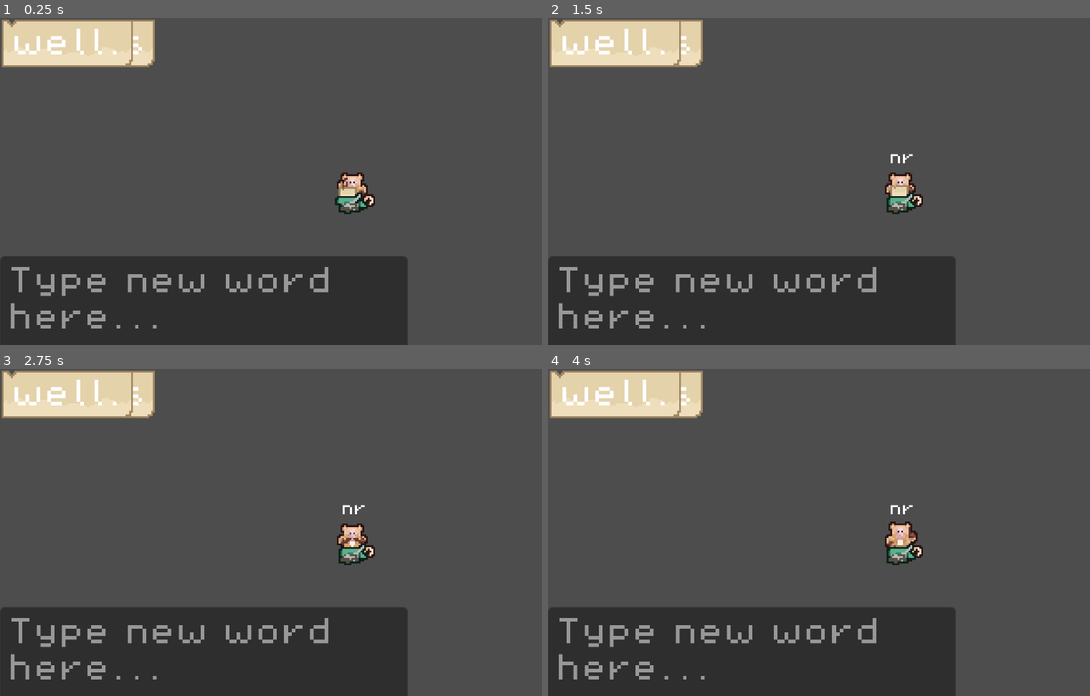
Above: before the commit, frames 1-4 (two rows, left to right).
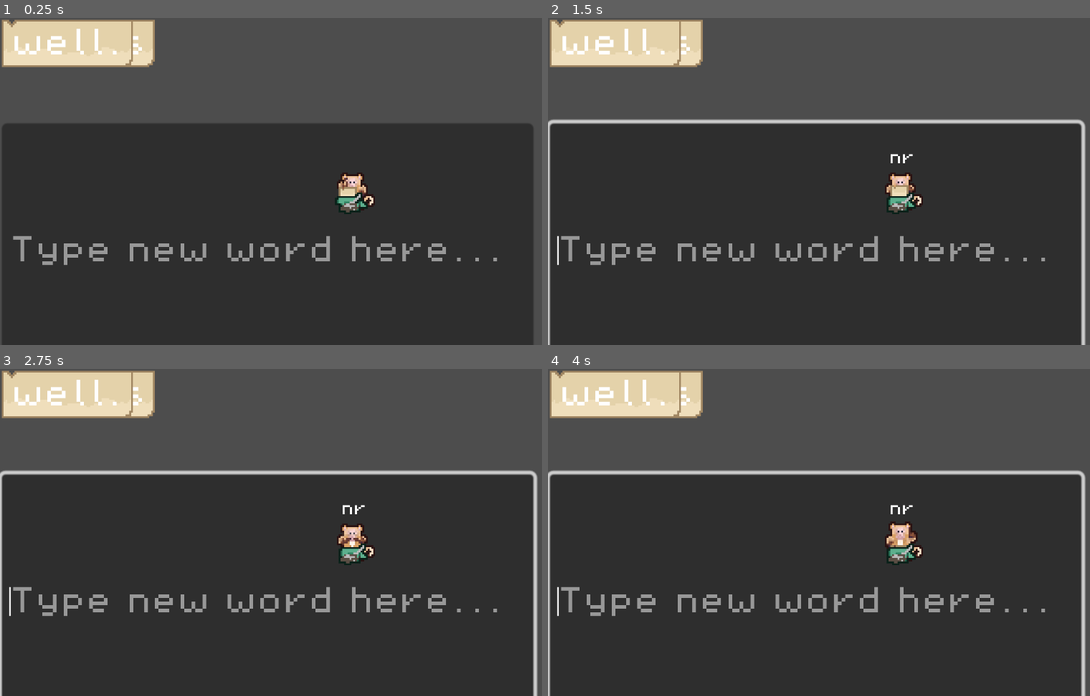
Above: after the commit, the same moments.

Repository: levienk/GMTK-Game-Jam-2024
Game: Godot game, scene res://game.tscn
Same seed, same stepped clock (60 frames per second), same inputs: the game is played once before the commit and once after it.
Inputs (mouse positions are in pixels of both pictures, inside the frame that each line leads up to):
- Up to frame 1 (0.25 s): no input
- Up to frame 2 (1.5 s): tap Enter (submit, bound only after the commit) at 0.5 s; move the mouse to (959, 165) at 0.52 s; hold Enter (submit, bound only after the commit) 0.53-1.25 s; click (959, 165) at 0.67 s; drag from (721, 197) to (808, 246) at 1.27 s
- Up to frame 3 (2.75 s): move the mouse to (341, 460) at 2.02 s; hold Enter (submit, bound only after the commit) from 2.03 s (still down); click (341, 460) at 2.17 s
- Up to frame 4 (4 s): release Enter (submit, bound only after the commit) at 2.75 s; tap Space at 2.75 s; drag from (808, 597) to (661, 483) at 2.77 s; move the mouse to (1008, 581) at 3.52 s; hold Enter (submit, bound only after the commit) from 3.53 s (still down); click (1008, 581) at 3.67 s

The runs differ from the first frame. In frame 1, 47% of the frame differs, in the area x 0-99%, y 32-100%; in frame 2, 49%, in the area x 0-100%, y 30-100%; in frame 3, 49%; in frame 4, 49%.

Commit message:
Create LineEdit node

Diff:
--- a/game.tscn
+++ b/game.tscn
@@ -4,7 +4,7 @@
 [ext_resource type="PackedScene" uid="uid://xb5j1xux3wyx" path="res://text_generation/text_selector.tscn" id="3_ugllk"]
 [ext_resource type="PackedScene" uid="uid://d1x2db3vo83ac" path="res://monkey/monkey.tscn" id="4_21wsr"]
 [ext_resource type="PackedScene" uid="uid://dpv0hrk0rv4a4" path="res://word_card.tscn" id="4_cx0x1"]
-[ext_resource type="PackedScene" uid="uid://c1ociivssjn43" path="res://interface/text_edit.tscn" id="5_1mtwb"]
+[ext_resource type="PackedScene" uid="uid://c1ociivssjn43" path="res://interface/line_edit.tscn" id="5_1mtwb"]
 
 [node name="Game" type="Node2D"]
 script = ExtResource("1_56afu")
@@ -23,4 +23,4 @@
 
 [node name="WordCard3" parent="." instance=ExtResource("4_cx0x1")]
 
-[node name="TextEdit" parent="." instance=ExtResource("5_1mtwb")]
+[node name="LineEdit" parent="." instance=ExtResource("5_1mtwb")]
--- /dev/null
+++ b/interface/line_edit.gd
@@ -0,0 +1,31 @@
+extends LineEdit
+
+var words_found: Array
+var words_not_typed: Array
+
+signal new_word_typed(word: String)
+
+# Called when the node enters the scene tree for the first time.
+func _ready() -> void:
+	SignalBus.word_found.connect(_on_word_found)
+
+
+# Recieve Signal
+func _on_word_found(word: String):
+	# If the word was not already found
+	if not words_found.has(word) and not words_not_typed.has(word):
+		words_not_typed.append(word)
+
+# When the user has entered a word
+func _input(event: InputEvent) -> void:
+	if event.is_action_pressed("submit"):
+		var index = words_not_typed.find(text)
+		# If the user typed a typable word
+		if index != -1:
+			words_not_typed.remove_at(index)
+			words_found.append(text)
+			new_word_typed.emit(text)
+		clear()
+		# Test
+		print(words_found)
+		print(words_not_typed)
--- /dev/null
+++ b/interface/line_edit.tscn
@@ -0,0 +1,11 @@
+[gd_scene load_steps=2 format=3 uid="uid://c1ociivssjn43"]
+
+[ext_resource type="Script" path="res://interface/line_edit.gd" id="1_qcjmj"]
+
+[node name="LineEdit" type="LineEdit"]
+offset_left = 1.0
+offset_top = 58.0
+offset_right = 293.0
+offset_bottom = 199.0
+placeholder_text = "Type new word here..."
+script = ExtResource("1_qcjmj")
--- a/interface/text_edit.gd
+++ /dev/null
@@ -1,10 +0,0 @@
-extends TextEdit
-
-
-# Called when the node enters the scene tree for the first time.
-func _ready() -> void:
-	SignalBus.word_found.connect(_on_word_found)
-
-
-func _on_word_found(word: String):
-	print(word)
--- a/interface/text_edit.tscn
+++ /dev/null
@@ -1,11 +0,0 @@
-[gd_scene load_steps=2 format=3 uid="uid://c1ociivssjn43"]
-
-[ext_resource type="Script" path="res://interface/text_edit.gd" id="1_qcjmj"]
-
-[node name="TextEdit" type="TextEdit"]
-offset_top = 131.0
-offset_right = 224.0
-offset_bottom = 236.0
-placeholder_text = "Type new word here..."
-wrap_mode = 1
-script = ExtResource("1_qcjmj")
--- a/project.godot
+++ b/project.godot
@@ -35,6 +35,14 @@
 
 theme/custom_font="res://assets/fonts/PixelOperator8.ttf"
 
+[input]
+
+submit={
+"deadzone": 0.5,
+"events": [Object(InputEventKey,"resource_local_to_scene":false,"resource_name":"","device":-1,"window_id":0,"alt_pressed":false,"shift_pressed":false,"ctrl_pressed":false,"meta_pressed":false,"pressed":false,"keycode":0,"physical_keycode":4194309,"key_label":0,"unicode":0,"location":0,"echo":false,"script":null)
+]
+}
+
 [rendering]
 
 textures/canvas_textures/default_texture_filter=0
--- a/signal_bus.gd
+++ b/signal_bus.gd
@@ -1,3 +1,5 @@
 extends Node
 
+# SINGLETON (global)
+
 signal word_found(word: String)
Not shown, added: assets/text/quotes3.txt
Not shown, added: assets/text/quotes4.txt
Not shown, added: assets/text/quotes5.txt
Not shown, added: assets/text/quotes6.txt
